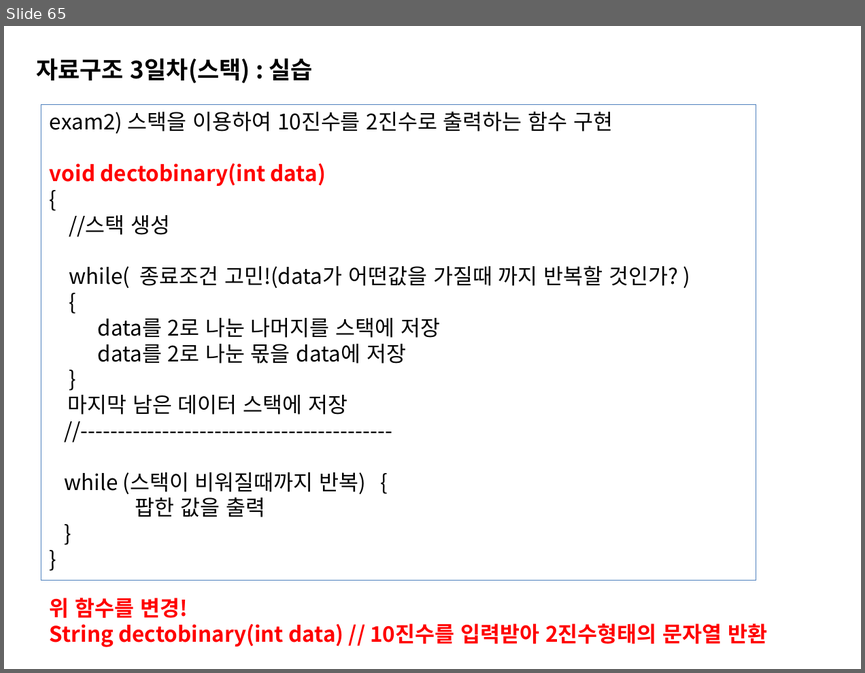
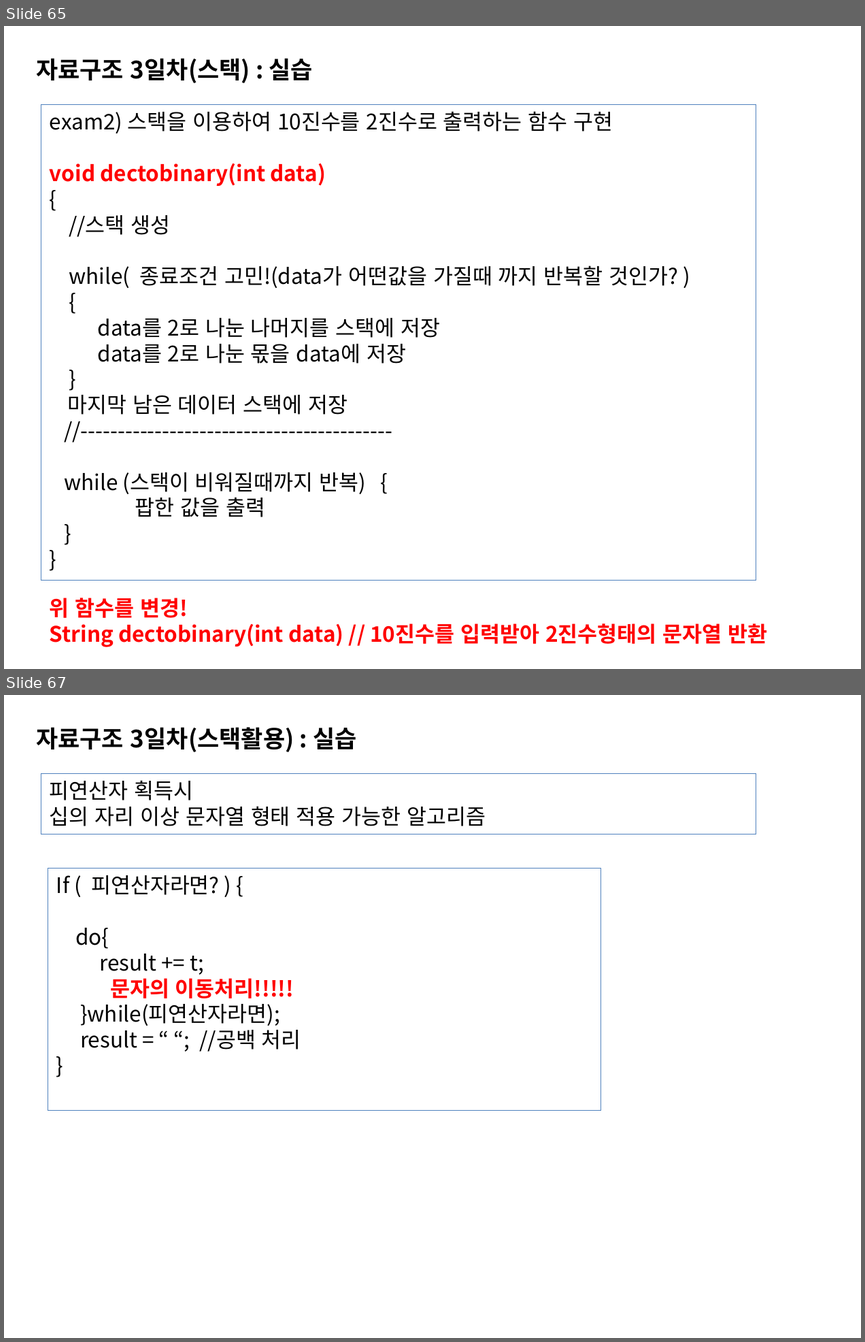
Before and after one commit to sing2song/TILDS, a slide deck: Java자료구조.pptx. Shown one above the other, each under a label of ours: slide 65 before the commit, slides 65 and 67 after it; the slides between them are not shown. The pictures are 865x673 and 865x1342 pixels, drawn with LibreOffice and Linux fonts; fonts in the diff are those of the drawing. Boxes give left, top, right and bottom in pixels: in the first picture for what was removed or moved away, otherwise in the second. Text is boxed around its words. In the diff, an @@ line names an element or a change of style, - is before the commit and + after.

```diff
--- a/Java자료구조.pptx
+++ b/Java자료구조.pptx
@@ slide 67 added at box(4, 695, 861, 1338), background #FFFFFF @@
@@ text added at box(36, 727, 356, 752), 20 pt, text #000000, bold @@
+자료구조 3일차(스택활용) : 실습
@@ rectangle added at box(41, 774, 755, 834), outline #4F81BD 0.75 pt, 18 pt, text #000000 @@
+피연산자 획득시
+십의 자리 이상 문자열 형태 적용 가능한 알고리즘
@@ rectangle added at box(48, 868, 601, 1110), outline #4F81BD 0.75 pt, 18 pt, text #000000 @@
+If ( 피연산자라면? ) {
+do{
+result += t;
+문자의 이동처리!!!!!
+}while(피연산자라면);
+result = “ “; //공백 처리
+}
```
Also in this commit, not shown: 5 other slides added, 7 other files.
